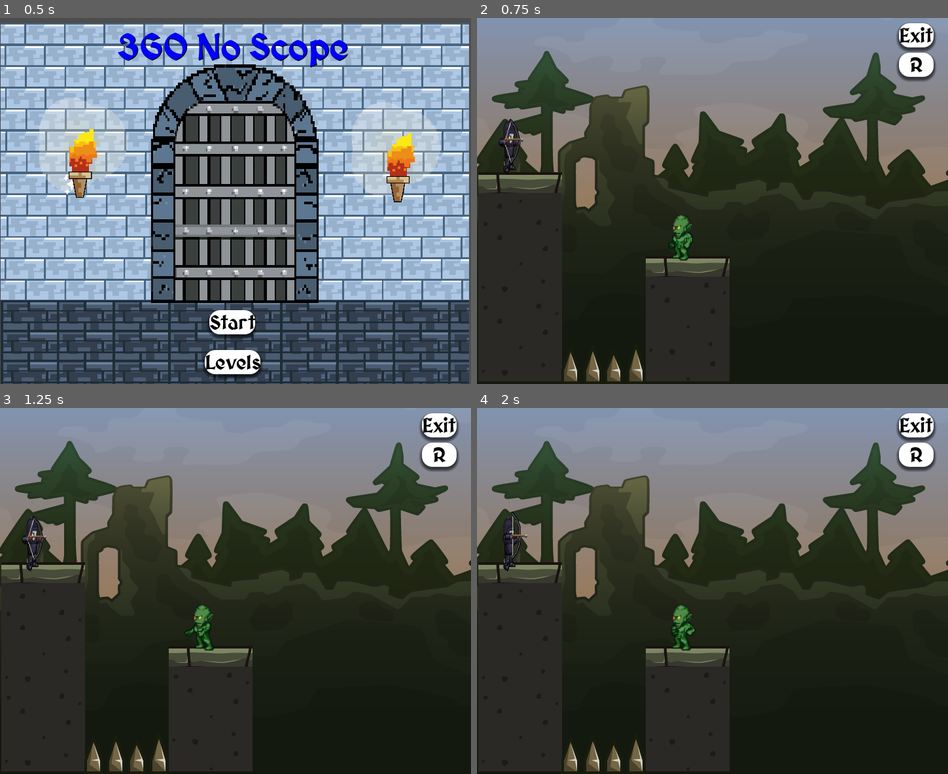
Above: before the commit, frames 1-4 (two rows, left to right).
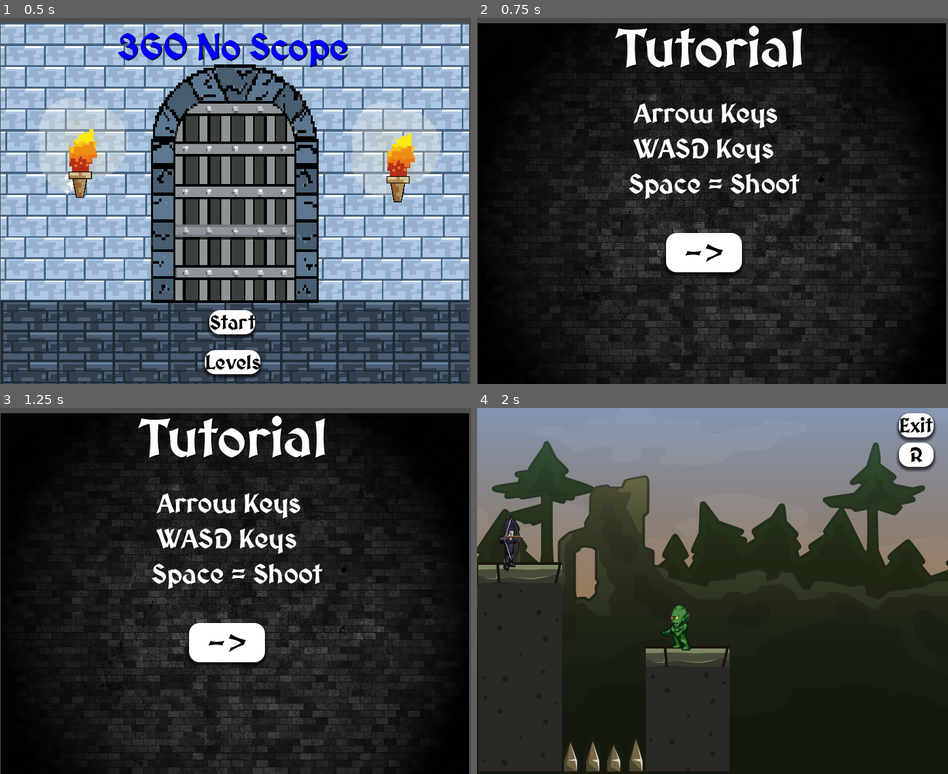
Above: after the commit, the same moments.

Repository: Vysubs28/360-No-Scope
Game: Godot game, scene res://Menu/main_menu.tscn
Two runs of this game, one before a commit and one after it. Both use one fixed random seed, a clock stepped at 60 frames per second and the inputs below.
Inputs (mouse positions are in pixels of both pictures, inside the frame that each line leads up to):
- Up to frame 1 (0.5 s): no input
- Up to frame 2 (0.75 s): click "Start" at 0.5 s
- Up to frame 3 (1.25 s): no input
- Up to frame 4 (2 s): click (703, 642) at 1.25 s, where only the run after the commit has a clickable "->"

Frame 1 is identical in both runs. In frame 2, 60% of the frame differs, in the area x 0-100%, y 0-100%; in frame 3, 60%; in frame 4, 0.4%.

Commit message:
Tutorial Working

Diff:
--- a/Menu/main_menu.gd
+++ b/Menu/main_menu.gd
@@ -11,7 +11,7 @@
 	pass
 
 func _on_start_pressed():
-	get_tree().change_scene_to_file("res://Level/level1.tscn")
+	get_tree().change_scene_to_file("res://Menu/tutorial_menu.tscn")
 
 
 func _on_levels_pressed():
--- /dev/null
+++ b/Menu/tutorial_menu.gd
@@ -0,0 +1,10 @@
+extends Node2D
+
+
+# Called when the node enters the scene tree for the first time.
+func _ready():
+	pass # Replace with function body.
+
+
+func _on_next_pressed():
+	get_tree().change_scene_to_file("res://Level/level1.tscn")
--- /dev/null
+++ b/Menu/tutorial_menu.tscn
@@ -0,0 +1,108 @@
+[gd_scene load_steps=10 format=3 uid="uid://dxnfk7ifikt5g"]
+
+[ext_resource type="Script" path="res://Menu/tutorial_menu.gd" id="1_3mwhx"]
+[ext_resource type="Texture2D" uid="uid://n4b0o0bq64sd" path="res://Menu/black-brick-wall (1).jpg" id="2_bqqa4"]
+[ext_resource type="FontFile" uid="uid://bf3ftd102gqik" path="res://Menu/MedievalSharp-Bold.ttf" id="3_n0je5"]
+[ext_resource type="AudioStream" uid="uid://ms67ekleafmo" path="res://Assets/Rockstar Studios/Music Asset For Medieval Theme/Game Background Music.mp3" id="4_h8e84"]
+
+[sub_resource type="StyleBoxTexture" id="StyleBoxTexture_dnta0"]
+texture = ExtResource("2_bqqa4")
+
+[sub_resource type="StyleBoxFlat" id="StyleBoxFlat_ovjlm"]
+bg_color = Color(1, 1, 1, 1)
+corner_radius_top_left = 16
+corner_radius_top_right = 16
+corner_radius_bottom_right = 16
+corner_radius_bottom_left = 16
+shadow_size = 5
+shadow_offset = Vector2(2.08165e-12, 3.41)
+
+[sub_resource type="StyleBoxFlat" id="StyleBoxFlat_rytu4"]
+bg_color = Color(0.815686, 0.815686, 0.815686, 1)
+corner_radius_top_left = 16
+corner_radius_top_right = 16
+corner_radius_bottom_right = 16
+corner_radius_bottom_left = 16
+shadow_size = 5
+shadow_offset = Vector2(2.08165e-12, 3.41)
+
+[sub_resource type="StyleBoxFlat" id="StyleBoxFlat_150wr"]
+bg_color = Color(0.890196, 0.890196, 0.890196, 1)
+corner_radius_top_left = 16
+corner_radius_top_right = 16
+corner_radius_bottom_right = 16
+corner_radius_bottom_left = 16
+shadow_size = 5
+shadow_offset = Vector2(2.08165e-12, 3.41)
+
+[sub_resource type="StyleBoxEmpty" id="StyleBoxEmpty_uq06e"]
+
+[node name="TutorialMenu" type="Node2D"]
+position = Vector2(559, 292)
+script = ExtResource("1_3mwhx")
+
+[node name="Panel" type="Panel" parent="."]
+anchors_preset = 8
+anchor_left = 0.5
+anchor_top = 0.5
+anchor_right = 0.5
+anchor_bottom = 0.5
+offset_left = -558.0
+offset_top = -284.0
+offset_right = 158.0
+offset_bottom = 279.0
+grow_horizontal = 2
+grow_vertical = 2
+size_flags_horizontal = 4
+size_flags_vertical = 4
+theme_override_styles/panel = SubResource("StyleBoxTexture_dnta0")
+
+[node name="Next" type="Button" parent="."]
+offset_left = -270.0
+offset_top = 37.0
+offset_right = -154.0
+offset_bottom = 97.0
+size_flags_horizontal = 4
+size_flags_vertical = 6
+theme_override_colors/font_color = Color(0, 0, 0, 1)
+theme_override_colors/font_pressed_color = Color(0, 0, 0, 1)
+theme_override_colors/font_hover_color = Color(0, 0, 0, 1)
+theme_override_colors/font_focus_color = Color(0, 0, 0, 1)
+theme_override_fonts/font = ExtResource("3_n0je5")
+theme_override_font_sizes/font_size = 49
+theme_override_styles/normal = SubResource("StyleBoxFlat_ovjlm")
+theme_override_styles/hover = SubResource("StyleBoxFlat_rytu4")
+theme_override_styles/pressed = SubResource("StyleBoxFlat_150wr")
+theme_override_styles/focus = SubResource("StyleBoxEmpty_uq06e")
+text = "->
+"
+
+[node name="Label" type="Label" parent="."]
+offset_left = -385.0
+offset_top = -296.0
+offset_right = -21.0
+offset_bottom = -202.0
+theme_override_colors/font_color = Color(0.992157, 0.992157, 1, 1)
+theme_override_colors/font_shadow_color = Color(0.00784314, 0.00784314, 0.00784314, 1)
+theme_override_fonts/font = ExtResource("3_n0je5")
+theme_override_font_sizes/font_size = 81
+text = "Tutorial"
+horizontal_alignment = 1
+vertical_alignment = 1
+
+[node name="Main_MenuMusic" type="AudioStreamPlayer" parent="."]
+stream = ExtResource("4_h8e84")
+autoplay = true
+
+[node name="Button Steps" type="Label" parent="."]
+offset_left = -337.0
+offset_top = -172.0
+offset_right = -64.0
+offset_bottom = -13.0
+theme_override_fonts/font = ExtResource("3_n0je5")
+theme_override_font_sizes/font_size = 41
+text = "  Arrow Keys
+  WASD Keys
+ Space = Shoot"
+
+[connection signal="pressed" from="Next" to="." method="_on_next_pressed"]
Binary file added: Menu/black-brick-wall (1).jpg
Not shown, added: Menu/black-brick-wall (1).jpg.import
